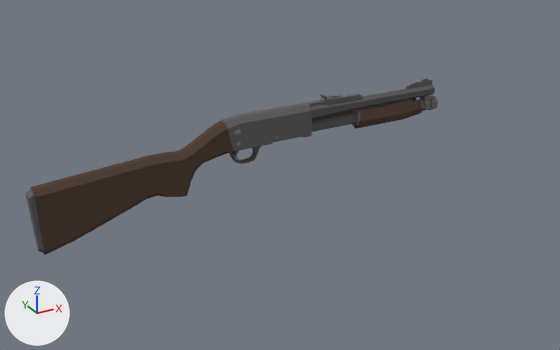
A saved change to the Blender file Blender/Weapons/Shortgun.blend.
One viewpoint serves both versions: a camera (50 mm lens) standing at (-6.05, -9.79, 4.45) and looking at (-1.48, -1.49, 0.3). Arrows for +X, +Y and +Z are at lower left; the lights stay in place.

Script lines for the objects in view, before the commit:
```python
me_cylinder_010 = bpy.data.meshes.new('Cylinder.010')
me_cylinder_010.from_pydata(...)  # 835 vertices, 697 faces, 6 loose edges; spans x -170.0..144.0, y -50.0..23.0, z -1.0..1.0
# faces by material slot: [78, 195, 139, 113, 158, 14]
me_cylinder_010.materials.append(mat_material_005)  # grey #868686
me_cylinder_010.materials.append(mat_material_001)  # dark grey #666666
me_cylinder_010.materials.append(mat_material_002)  # brown #58463d
me_cylinder_010.materials.append(mat_material_006)  # grey #727272
me_cylinder_010.materials.append(mat_material_003)  # dark grey #5d5d5d
me_cylinder_010.materials.append(mat_material_004)  # black #444444
ob_cylinder_010 = bpy.data.objects.new('Cylinder.010', me_cylinder_010)
ob_cylinder_010.location = (-0.784, 0.0, 0.24)
ob_cylinder_010.rotation_euler = (1.571, 0.0, 0.0)  # degrees (90, 0, 0)
ob_cylinder_010.scale = (0.0218, 0.0218, 0.127)
```
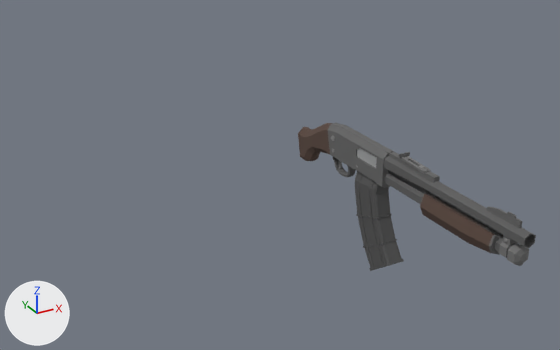
Changed parts and their boxes [x1, y1, x2, y2] in the pictures (560 x 350 px; the box of a moved part takes in the faces that stretch with it):
'Cylinder.010', reshaped, moved, turned, rescaled: before [26, 79, 438, 255]; after [298, 123, 536, 271]
part 1 of me_cylinder_010, moved or reshaped: before [406, 79, 432, 89]; after [487, 206, 522, 228]
part 2 of me_cylinder_010, moved or reshaped: before [308, 93, 362, 107]; after [389, 152, 440, 183]
part 3 of me_cylinder_010, moved or reshaped: before [321, 94, 352, 101]; after [399, 156, 431, 174]
part 4 of me_cylinder_010, moved or reshaped: before [320, 94, 327, 100]; after [399, 152, 410, 158]
part 5 of me_cylinder_010, moved or reshaped: before [229, 146, 261, 164]; after [334, 159, 356, 177]
part 6 of me_cylinder_010, moved or reshaped (not visible before): after [388, 170, 431, 195]
part 7 of me_cylinder_010, moved or reshaped: before [352, 98, 422, 129]; after [420, 194, 503, 253]
part 8 of me_cylinder_010, moved or reshaped (not visible afterwards): before [312, 110, 354, 122]
part 9 of me_cylinder_010, moved or reshaped: before [353, 99, 414, 112]; after [434, 195, 502, 236]
part 10 of me_cylinder_010, moved or reshaped: before [312, 99, 432, 132]; after [384, 173, 514, 257]
part 11 of me_cylinder_010, moved or reshaped: before [311, 85, 435, 119]; after [384, 156, 536, 248]
part 12 of me_cylinder_010, moved or reshaped: before [428, 95, 438, 110]; after [507, 243, 529, 266]
part 13 of me_cylinder_010, moved or reshaped: before [419, 95, 431, 111]; after [499, 235, 517, 258]
part 14 of me_cylinder_010, deleted (brown): before [26, 94, 424, 255]
part 15 of me_cylinder_010, built on: before [222, 102, 312, 151]; after [298, 123, 499, 271]

What changed in the scene script:
```text
Add mat_material_007:
    mat_material_007 = bpy.data.materials.new('Material.007')
    mat_material_007.use_nodes = True; mat_material_007.node_tree.nodes.clear()
    _N = mat_material_007.node_tree.nodes; _L = mat_material_007.node_tree.links
    n0 = _N.new('ShaderNodeBsdfPrincipled'); n0.name = 'Principled BSDF'
    n0.inputs[2].default_value = 1.0  # 'Roughness'
    n1 = _N.new('ShaderNodeOutputMaterial'); n1.name = 'Material Output'
    n2 = _N.new('ShaderNodeVertexColor'); n2.name = 'Color Attribute'
    _L.new(n0.outputs[0], n1.inputs[0])  # 'BSDF' to 'Surface'
    _L.new(n2.outputs[0], n0.inputs[0])  # 'Color' to 'Base Color'
Change me_cylinder_010:
    used by ob_cylinder_010; location = (-0.784, 0.0, 0.24); rotation_euler = (1.571, 0.0, 0.0), in degrees (90, 0, 0); scale = (0.0218, 0.0218, 0.127)
    remove me_cylinder_010.from_pydata(...)  # 835 vertices, 697 faces, 6 loose edges; spans x -170.0..144.0, y -50.0..23.0, z -1.0..1.0
    remove me_cylinder_010.materials.append(mat_material_005)  # grey #868686
    remove me_cylinder_010.materials.append(mat_material_001)  # dark grey #666666
    remove me_cylinder_010.materials.append(mat_material_002)  # brown #58463d
    remove me_cylinder_010.materials.append(mat_material_006)  # grey #727272
    remove me_cylinder_010.materials.append(mat_material_003)  # dark grey #5d5d5d
    remove me_cylinder_010.materials.append(mat_material_004)  # black #444444
    add me_cylinder_010.from_pydata(...)  # 1269 vertices, 1110 faces; spans x 0.0, y -5.0..0.0, z -1.0..1.0
    me_cylinder_010 part 1: the loose piece of 56 vertices spanning x 115.0..139.0, y 16.0..22.0, z 0.0 is multiplied about its middle by the matrix ((0.0, 0.0, -0.022), (-0.022, 0.0, 0.0), (0.0, 0.022, 0.0)), then moved by (-127.0, -23.0, 0.0), in mat_material_007
    me_cylinder_010 part 2: the loose piece of 12 vertices spanning x 29.0..72.0, y 15.0..19.0, z 0.0 is multiplied about its middle by the matrix ((0.0, 0.0, -0.022), (-0.022, 0.0, 0.0), (0.0, 0.022, 0.0)), then moved by (-51.0, -19.0, 0.0), in mat_material_007
    me_cylinder_010 part 3: the loose piece of 32 vertices spanning x 39.0..64.0, y 18.0..21.0, z 0.0 is multiplied about its middle by the matrix ((0.0, 0.0, -0.022), (-0.022, 0.0, 0.0), (0.0, 0.022, 0.0)), then moved by (-51.0, -22.0, 1.0), in mat_material_007
    me_cylinder_010 part 4: the loose piece of 28 vertices spanning x 41.0..42.0, y 20.0..23.0, z -1.0..1.0 is multiplied about the mesh origin by the matrix ((0.0, 0.0, -0.033), (-0.033, 0.0, 0.0), (0.0, 0.033, 0.0)), in mat_material_007
    me_cylinder_010 part 5: the loose piece of 72 vertices spanning x -35.0..-9.0, y -16.0..-3.0, z 0.0 is multiplied about its middle by the matrix ((0.0, 0.0, -0.022), (-0.022, 0.0, 0.0), (0.0, 0.022, 0.0)), then moved by (22.0, 9.0, 0.0), in mat_material_007
    me_cylinder_010 part 6: the loose piece of 8 vertices spanning x -2.0..21.0, y -2.0..5.0, z 0.0..1.0 is scaled about its middle by (0, 0.000131, 0.138), then moved by (-9.0, -4.0, 0.0), in mat_material_007
    me_cylinder_010 part 7: the loose piece of 66 vertices spanning x 68.0..125.0, y -7.0..8.0, z -1.0..1.0 is multiplied about its middle by the matrix ((0.0, 0.0, -0.022), (-0.022, 0.0, 0.0), (0.0, 0.022, 0.0)), then moved by (-97.0, -4.0, 0.0), in mat_material_007
    me_cylinder_010 part 8: the loose piece of 8 vertices spanning x 27.0..67.0, y 5.0..9.0, z 0.0 is scaled about its middle by (1.86e-05, 0.0057, -0.331), then moved by (-47.0, -8.0, 0.0), in mat_material_007
    me_cylinder_010 part 9: the loose piece of 12 vertices spanning x 68.0..124.0, y 3.0..7.0, z -1.0..0.0 is multiplied about its middle by the matrix ((0.0, 0.0, -0.022), (-0.022, 0.0, 0.0), (0.0, 0.022, 0.0)), then moved by (-96.0, -8.0, 1.0), in mat_material_007
    me_cylinder_010 part 10: the loose piece of 30 vertices spanning x 21.0..140.0, y -3.0..6.0, z -1.0..1.0 is multiplied about its middle by the matrix ((0.0, 0.0, -0.022), (-0.022, 0.0, 0.0), (0.0, 0.022, 0.0)), then moved by (-80.0, -4.0, 0.0), in mat_material_007
    me_cylinder_010 part 11: the loose piece of 36 vertices spanning x 21.0..139.0, y 7.0..18.0, z -1.0..1.0 is multiplied about its middle by the matrix ((0.0, 0.0, -0.023), (-0.023, 0.0, 0.0), (0.0, 0.023, 0.0)), then moved by (-80.0, -15.0, 0.0), in mat_material_007
    me_cylinder_010 part 12: the loose piece of 24 vertices spanning x 137.0..144.0, y -4.0..7.0, z -1.0..1.0 is multiplied about the mesh origin by the matrix ((0.0, 0.0, -0.024), (-0.024, 0.0, 0.0), (0.0, 0.024, 0.0)), in mat_material_007
    me_cylinder_010 part 13: the loose piece of 22 vertices spanning x 131.0..136.0, y -4.0..10.0, z -1.0..1.0 is multiplied about the mesh origin by the matrix ((0.0, 0.0, -0.023), (-0.023, 0.0, 0.0), (0.0, 0.023, 0.0)), in mat_material_007
    me_cylinder_010 part 14: 8 loose pieces with 219 vertices, spanning x -170.0..127.0, y -50.0..20.0, z -1.0..1.0, are deleted
    me_cylinder_010 part 15: 114 vertices removed from x -38.0..28.0, y -5.0..19.0, z -1.0..1.0; 699 vertices added at x 0.0, y -4.0..0.0, z -1.0..0.0
    add me_cylinder_010.materials.append(mat_material_007)
Change ob_cylinder_010:
    ob_cylinder_010.rotation_euler: (1.571, 0.0, 0.0) -> (0.0, 0.0, 0.0)  # degrees (90, 0, 0) -> degrees (0, 0, 0)
    ob_cylinder_010.scale: (0.0218, 0.0218, 0.127) -> (1.0, 1.0, 1.0)
    ob_cylinder_010.location: (-0.784, 0.0, 0.24) -> (0.0, 0.0, 0.0)
```
